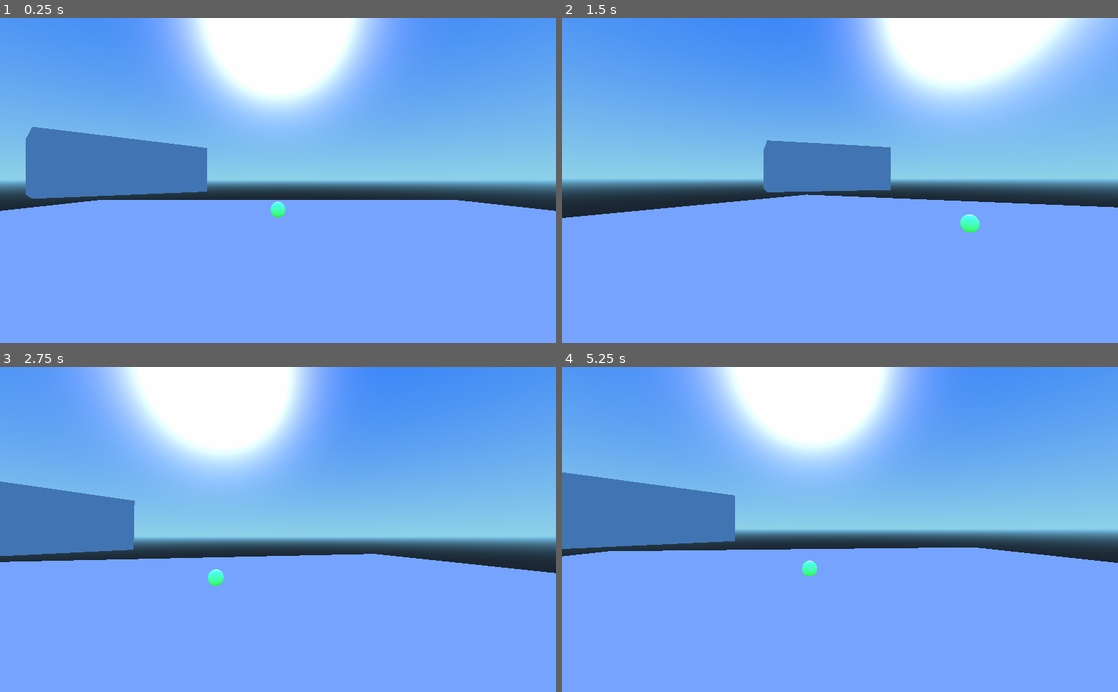
Above: before the commit, frames 1-4 (two rows, left to right).
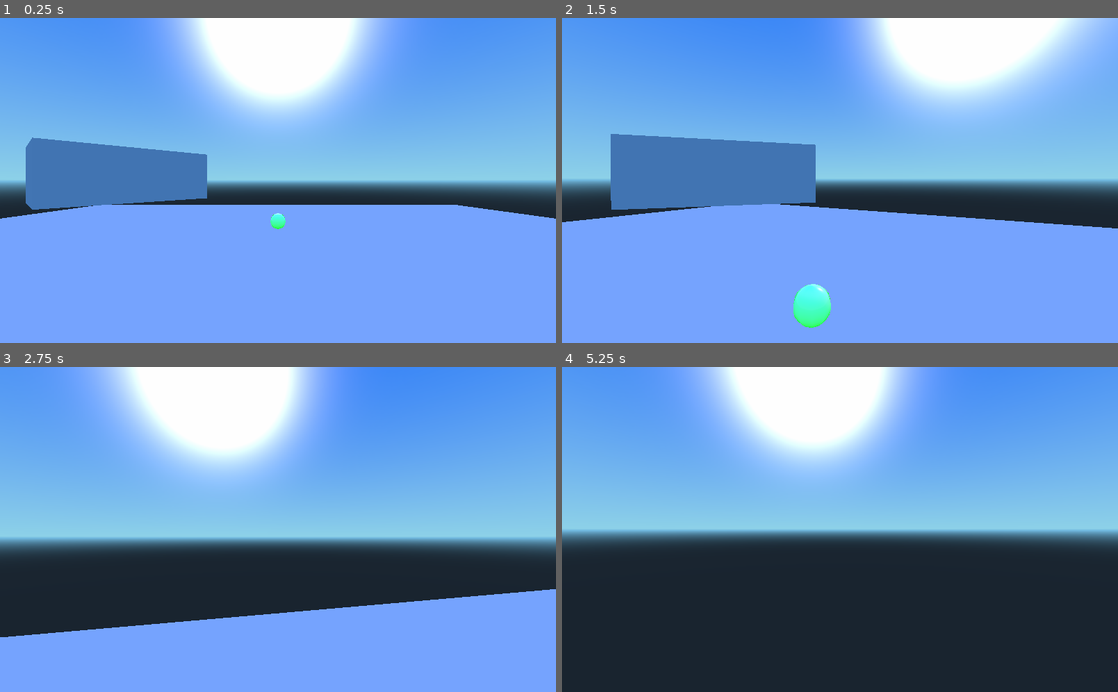
Above: after the commit, the same moments.

Repository: NykolaR/ggj2018
Game: Godot game, scene res://game.tscn
The game is run twice, just before and just after one commit, with the same random seed, the same clock (stepped at 60 frames per second) and the same inputs. The project has no main scene, so this scene is started directly.
Inputs (mouse positions are in pixels of both pictures, inside the frame that each line leads up to):
- Up to frame 1 (0.25 s): no input
- Up to frame 2 (1.5 s): move the mouse to (867, 180) at 0.52 s; hold Up (up) from 0.53 s (still down); tap Space (jump) at 0.6, 0.77, 1.07, 1.35 s; move the mouse to (812, 180) at 1.27 s
- Up to frame 3 (2.75 s): keep holding Up (up); tap Space (jump) at 1.52, 1.82, 2.1 s; move the mouse to (289, 523) at 2.02 s
- Up to frame 4 (5.25 s): keep holding Up (up); move the mouse to (834, 536) at 2.77 s; tap Space (jump) at 2.85, 3.02, 3.32, 3.6, 3.77, 4.07, 4.35, 4.52, 4.82, 5, 5.1 s; move the mouse to (878, 532) at 3.52 s; tap Enter at 4.25 s; move the mouse to (795, 526) at 4.27 s; move the mouse to (845, 529) at 5.02 s

The runs differ from the first frame. In frame 1, 3.3% of the frame differs, in the area x 0-100%, y 33-65%; in frame 2, 12%; in frame 3, 21%; in frame 4, 49%, in the area x 0-100%, y 32-100%.

Commit message:
player movement

Diff:
--- a/game.tscn
+++ b/game.tscn
@@ -31,6 +31,8 @@
 
 [node name="player2" type="Node" parent="." index="1"]
 
+editor/display_folded = true
+
 [node name="player" parent="player2" index="0" instance=ExtResource( 2 )]
 
 transform = Transform( 1, 0, 0, 0, 1, 0, 0, 0, 1, 0, 1.2, 3 )
--- a/lobby.tscn
+++ b/lobby.tscn
@@ -2,7 +2,7 @@
 
 [ext_resource path="res://lobby.gd" type="Script" id=1]
 
-[node name="lobby" type="Control" index="0"]
+[node name="lobby" type="Control"]
 
 anchor_left = 0.0
 anchor_top = 0.0
--- a/platforms/platform_global.tscn
+++ b/platforms/platform_global.tscn
@@ -11,7 +11,7 @@
 
 extents = Vector3( 1, 1, 1 )
 
-[node name="platform_global" type="StaticBody"]
+[node name="platform_global" type="StaticBody" index="0"]
 
 input_ray_pickable = true
 input_capture_on_drag = false
--- a/player.gd
+++ b/player.gd
@@ -1,17 +1,45 @@
 extends KinematicBody
 
 var sensitivity = Vector2(-0.01, -0.003)
+var vspeed = 0
+var gravity = 0.01
+const jump = 5
+var movement_speed = 5
 
 func _ready():
 	pass
 
 func _physics_process(delta):
-	pass
+	var movement = Vector3(0, 0, 0)
+
+	if Input.is_action_pressed("up"):
+		movement.z -= 1
+	if Input.is_action_pressed("down"):
+		movement.z += 1
+	if Input.is_action_pressed("right"):
+		movement.x += 1
+	if Input.is_action_pressed("left"):
+		movement.x -= 1
+
+	movement = movement.rotated(Vector3(0, 1, 0), $cam_y.rotation.y)
+	movement *= movement_speed
+	vspeed -= gravity
+	movement.y = vspeed
+
+	move_and_slide(movement)
+
+	if is_on_floor():
+		vspeed = 0
+		print("floor")
+
+		if Input.is_action_just_pressed("jump"):
+			vspeed = jump
 
 func _input(event):
 	if event is InputEventMouseMotion:
 		$cam_y.rotate_y(event.relative.x * sensitivity.x)
 		$cam_y/cam_x.rotate_x(event.relative.y * sensitivity.y)
-		$cam_y/cam_x.rotation.x = clamp($cam_y/cam_x.rotation.x, -0.5, 0.5)
+		$cam_y/cam_x.rotation.x = clamp($cam_y/cam_x.rotation.x, -1, 1)
+
 		#print($cam_y/cam_x.rotation)
 		#print(event.relative)
--- a/player.tscn
+++ b/player.tscn
@@ -21,6 +21,7 @@
 axis_lock_angular_z = false
 collision/safe_margin = 0.001
 script = ExtResource( 1 )
+_sections_unfolded = [ "Transform" ]
 
 [node name="cam_y" type="Spatial" parent="." index="0"]
 
